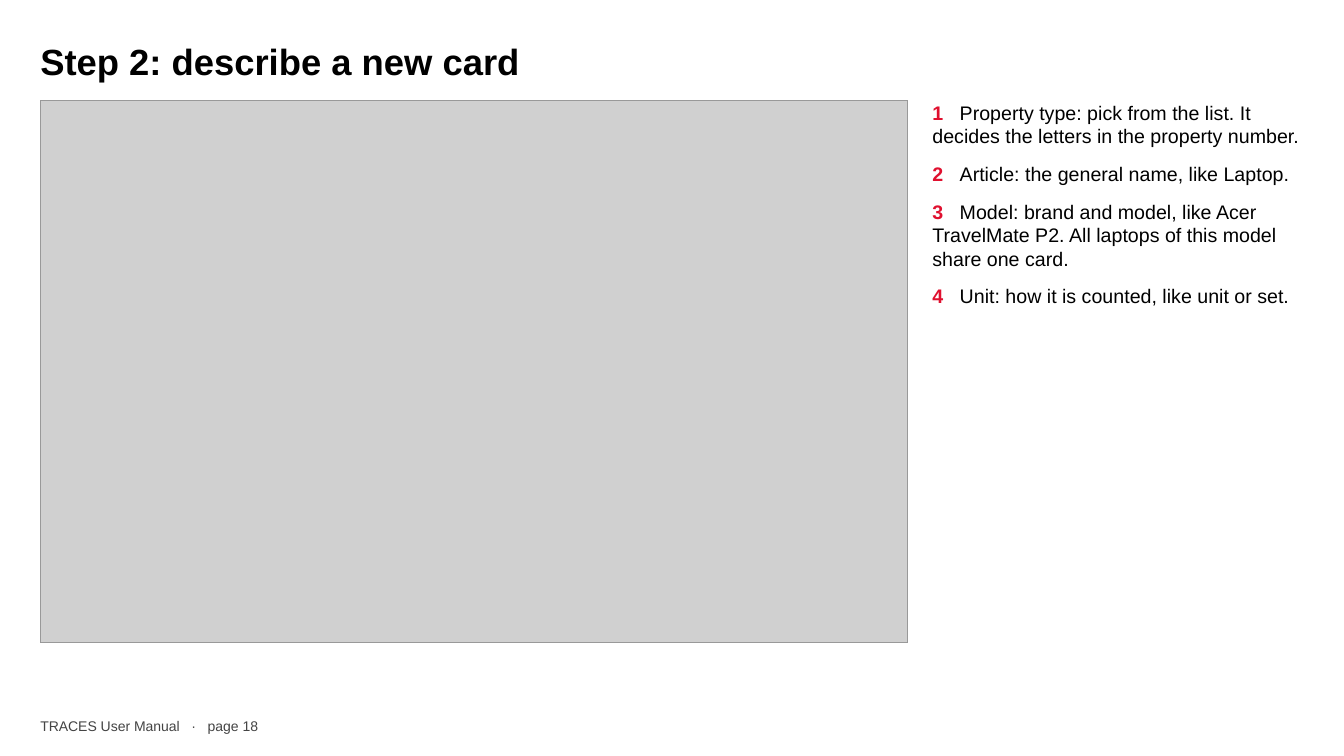
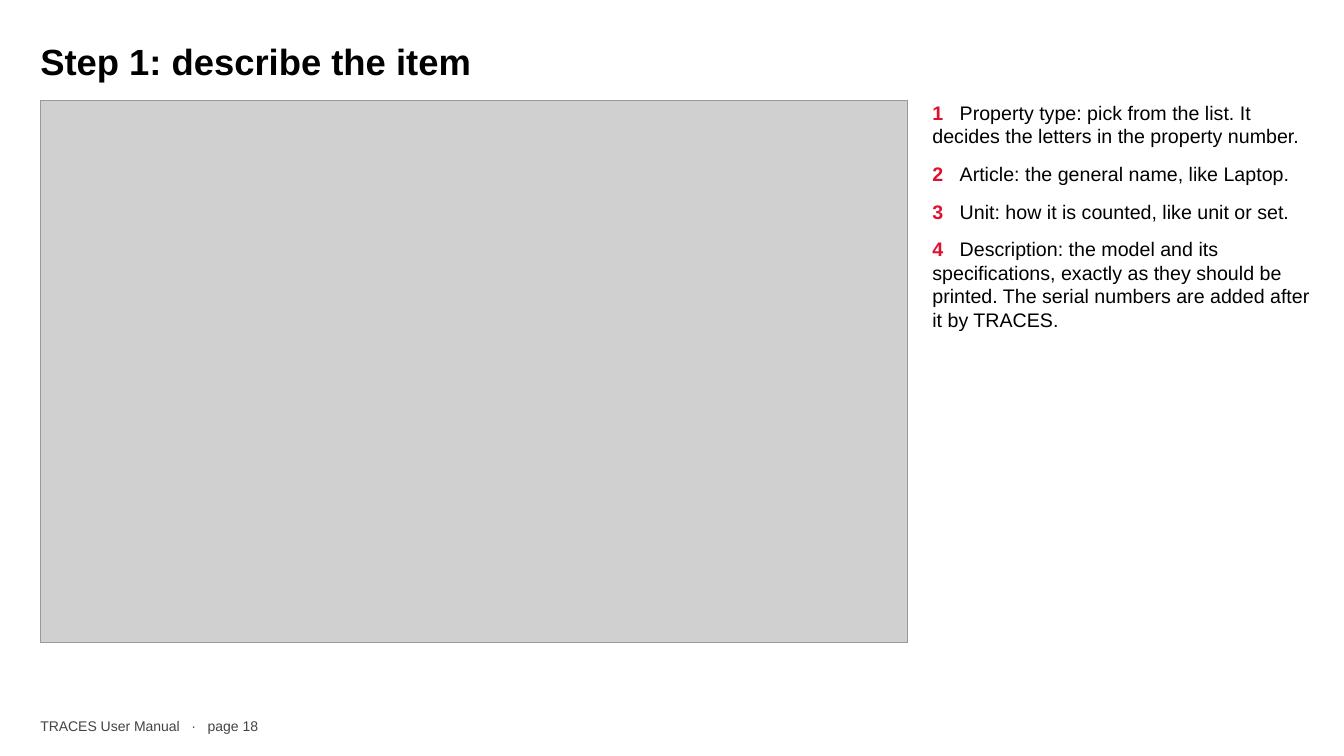
Before and after one commit to joww-seph/traces, a slide deck: slide 18 of docs/TRACES-User-Manual.pptx. Drawn at 1344x756 pixels with LibreOffice and Linux fonts; fonts in the diff are those of the drawing; grey boxes stand for pictures. Boxes give left, top, right and bottom in pixels: in the first picture for what was removed or moved away, otherwise in the second. Text is boxed around its words. In the diff, an @@ line names an element or a change of style, - is before the commit and + after.

```diff
--- a/docs/TRACES-User-Manual.pptx
+++ b/docs/TRACES-User-Manual.pptx
@@ text at box(40, 48, 471, 82): text changed @@
-Step 2: describe a new card
+Step 1: describe the item
@@ text at box(932, 204, 1309, 331): text changed @@
-3 Model: brand and model, like Acer TravelMate P2. All laptops of this model share one card.
-4 Unit: how it is counted, like unit or set.
+3 Unit: how it is counted, like unit or set.
+4 Description: the model and its specifications, exactly as they should be printed. The serial numbers are added after it by TRACES.
```
Also in this commit, not shown: 44 other slides changed, 1 slide added, 6 other files.
